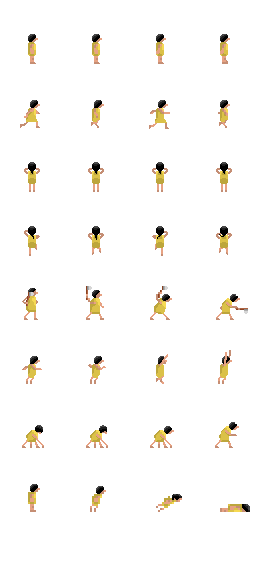
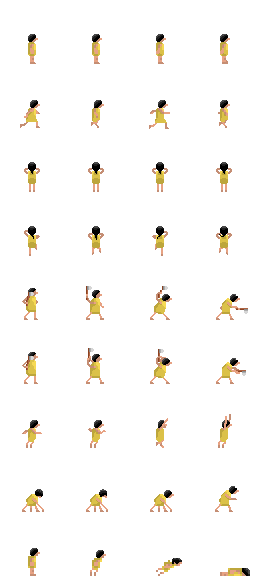
Layered file, before and after one edit (256x576). Changes by layer:
painted on "weapon" over [26, 348, 246, 376]
painted on "guy" over [22, 293, 250, 576]
